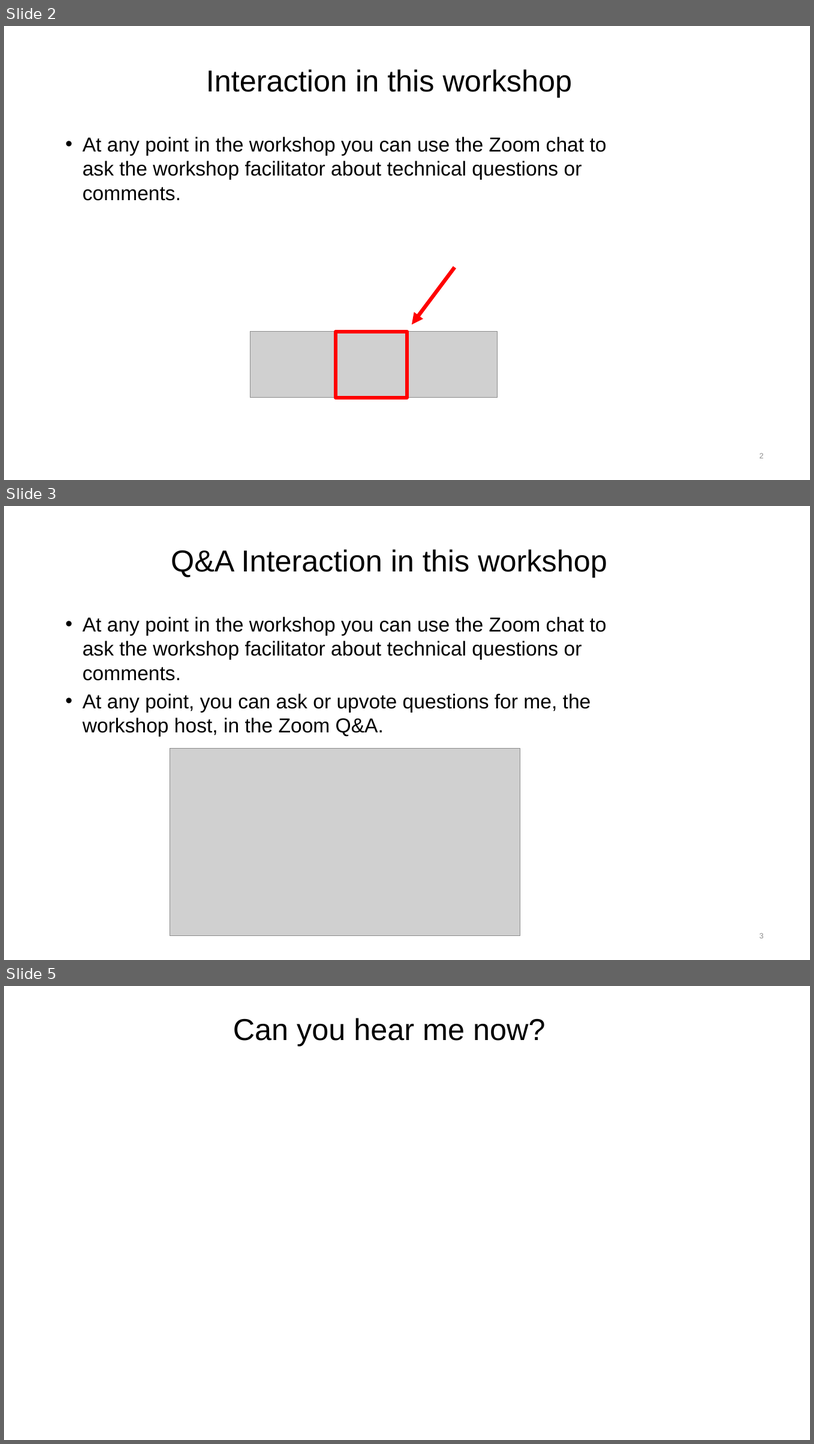
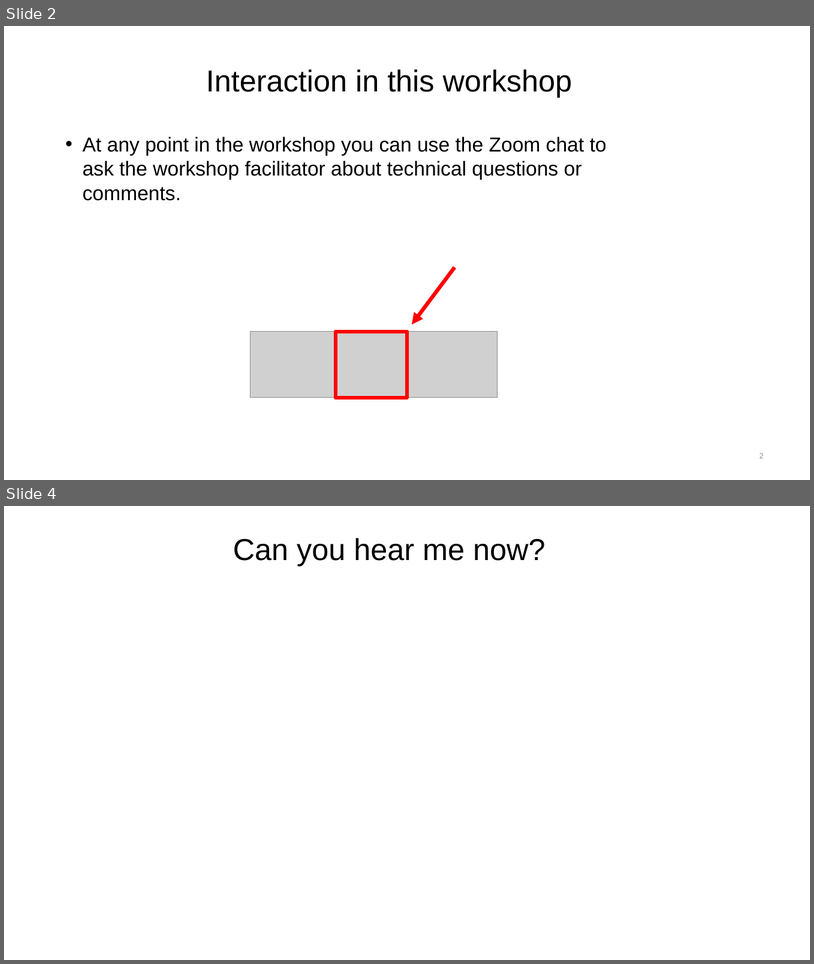
Before and after one commit to UKDataServiceOpen/Synthetic-Data, a slide deck: 2026/slides/2026_03_19_IntroSynthData.pptx. Shown one above the other, each under a label of ours: slides 2, 3 and 5 before the commit, slides 2 and 4 after it; the slides between them are not shown. The pictures are 814x1444 and 814x964 pixels, drawn with LibreOffice and Linux fonts; fonts in the diff are those of the drawing; grey boxes stand for pictures; background and template pictures are left out. Boxes give left, top, right and bottom in pixels: in the first picture for what was removed or moved away, otherwise in the second. Text is boxed around its words. In the diff, an @@ line names an element or a change of style, - is before the commit and + after.

```diff
--- a/2026/slides/2026_03_19_IntroSynthData.pptx
+++ b/2026/slides/2026_03_19_IntroSynthData.pptx
@@ slide 3 removed at <box>4,506,810,960</box>, background #FFFFFF @@
@@ title removed at <box>171,549,608,577</box> @@
-Q&A Interaction in this workshop
@@ text removed at <box>83,616,607,736</box> @@
-• At any point in the workshop you can use the Zoom chat to ask the workshop facilitator about technical questions or comments.
-• At any point, you can ask or upvote questions for me, the workshop host, in the Zoom Q&A.
@@ picture removed at <box>170,748,521,936</box> @@
@@ page number removed at <box>760,933,764,938</box> @@
-3
@@ what was slide 5 is now slide 4 @@
```
Also in this commit, not shown: 1 slide changed.
